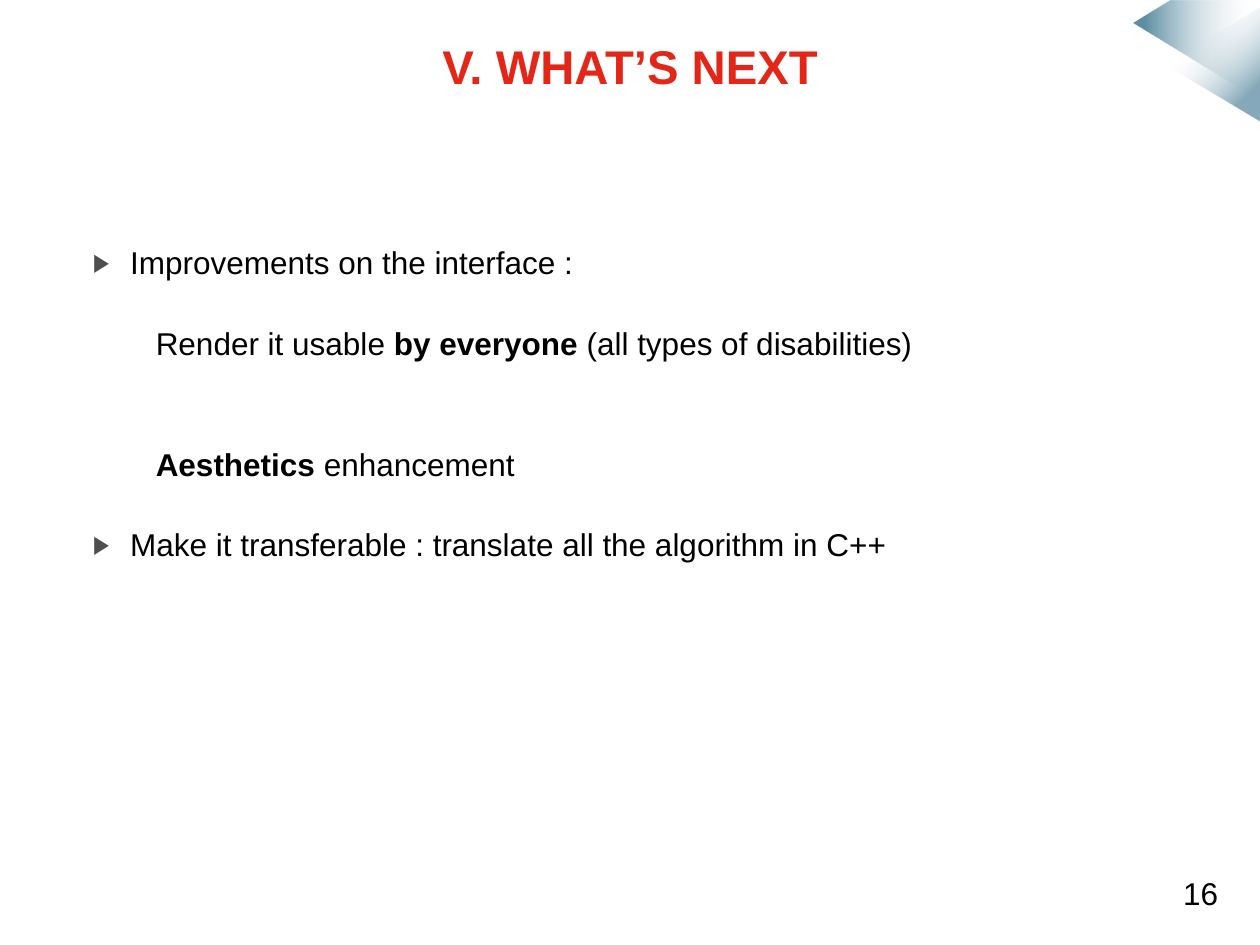
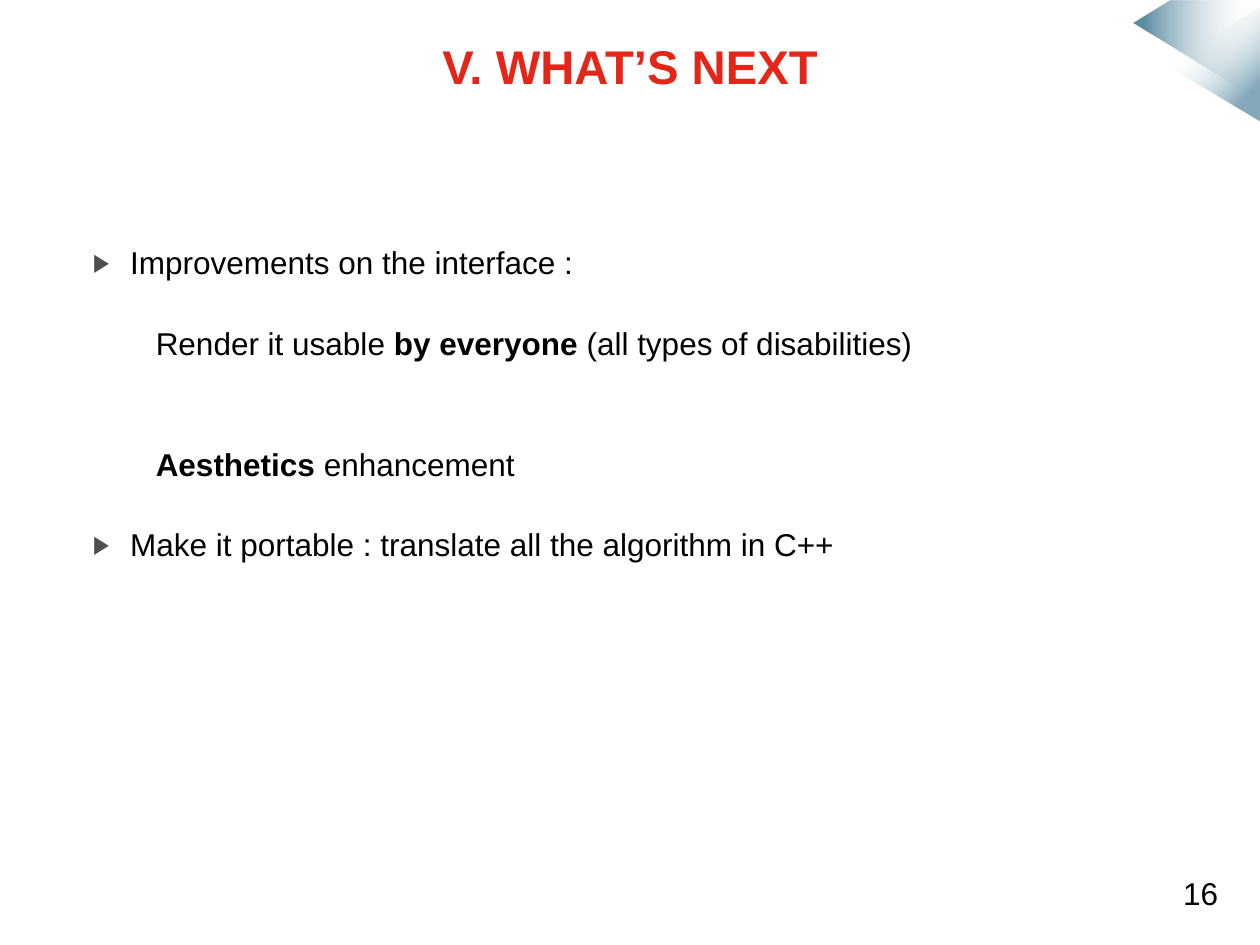
Before and after one commit to mmeven/EP_Domotique_Tablette, a slide deck: slide 17 of Rendu/Diapo_prototype_janvier.pptx (slide 19 before the commit). Drawn at 1260x945 pixels with LibreOffice and Linux fonts; fonts in the diff are those of the drawing; background and template pictures are left out. Boxes give left, top, right and bottom in pixels: in the first picture for what was removed or moved away, otherwise in the second. Text is boxed around its words. In the diff, an @@ line names an element or a change of style, - is before the commit and + after.

```diff
--- a/Rendu/Diapo_prototype_janvier.pptx
+++ b/Rendu/Diapo_prototype_janvier.pptx
@@ text at bbox=[130, 533, 833, 562]: text changed @@
-▶ Make it transferable : translate all the algorithm in C++
+▶ Make it portable : translate all the algorithm in C++
```
Also in this commit, not shown: 2 other slides changed, 2 slides removed.
